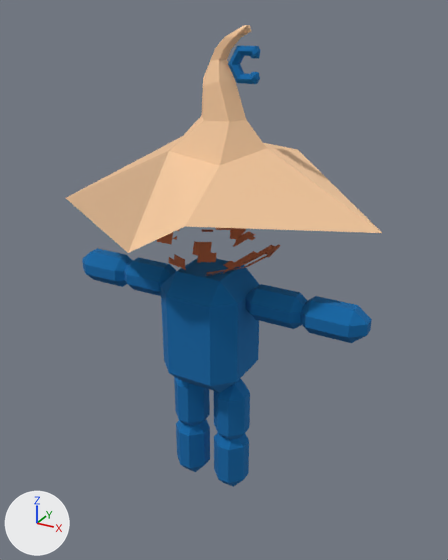
Renders of the glTF model arenatacticsserver/scenes/character/class_definitions/magus/assets/magus.gltf from each side of a commit.
One viewpoint serves both versions: a 50 mm camera at (1.44, -2.56, 2.48) aimed at (0.0, 0.04, 1.18). The lights are fixed; the arrows at lower left show +X, +Y and +Z. Where no turn or scale is listed for an object, it has been applied to the vertices. Vertices at the same position are counted once.

In view in the first picture: 'cranium', 'cuisse', 'cuisse.001', 'exterior', 'exterior.001', 'hat_fabric', 'interior', 'interior.001', 'mollet.001', 'mollet.002', 'moon', 'torso'.
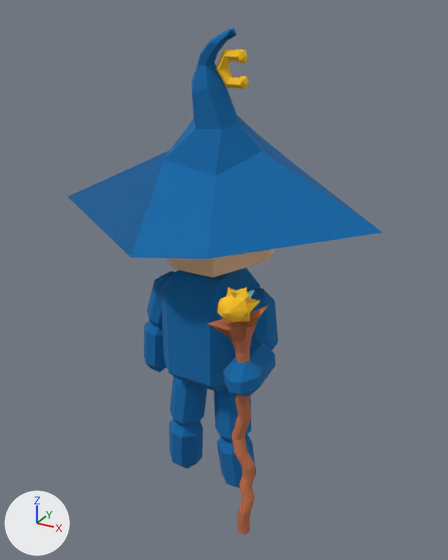
Not drawn themselves, but carrying or shaping drawn objects: ob_leftleg, ob_mollet, ob_rightleg, ob_mollet2, ob_rightarm, ob_avant_bras2, ob_leftarm, ob_avant_bras, ob_head, ob_hat.

Location of each change, (x1, y1, x2, y2) in pixels of the pictures (448 x 560 px; the box of a moved part takes in the faces that stretch with it):
'hat_fabric', recoloured, reshaped, turned, moved (beige to blue): before (66, 25, 382, 253); after (68, 28, 383, 259)
'exterior.001', moved, turned: before (300, 296, 372, 343); after (223, 341, 276, 397)
'cylinder', added: after (208, 305, 269, 534)
'interior.001', moved, turned: before (246, 284, 308, 329); after (249, 288, 278, 350)
'cranium', recoloured, turned: before (157, 228, 281, 276); after (166, 249, 276, 278)
'exterior', turned: before (82, 248, 133, 287); after (144, 320, 167, 372)
'cuisse.001', turned: before (214, 378, 250, 440); after (214, 388, 251, 443)
'mollet.001', turned: before (176, 419, 210, 472); after (169, 419, 203, 469)
'interior', turned: before (124, 257, 176, 296); after (147, 271, 175, 328)
'mollet.002', turned: before (214, 433, 249, 487); after (217, 434, 256, 488)
'cuisse', turned: before (174, 377, 210, 426); after (170, 376, 207, 427)
'02Bit.001', added: after (217, 287, 260, 322)
'moon.001', added: after (216, 49, 249, 89)
'moon', no longer drawn: before (228, 46, 260, 84)
part 1 of me_mesh_10, moved or reshaped: before (68, 137, 381, 232); after (237, 116, 379, 230)
part 2 of me_mesh_10, moved or reshaped: before (66, 151, 381, 253); after (68, 150, 382, 259)

The change, as a list of edits to the scene's bpy script:
```text
Add mat_material_9:
    mat_material_9 = bpy.data.materials.new('Material_9')
    # uses the picture img_image_9
Add mat_material_8:
    mat_material_8 = bpy.data.materials.new('Material_8')
    # uses the picture img_image_8
Change me_mesh_9:
    where me_mesh_9.from_pydata(...)  # 37 vertices, 70 faces; spans x -0.325..0.325, y -0.329..0.342, z -0.336..0.301
    remove me_mesh_9.materials.append(mat_material_5)
    add me_mesh_9.materials.append(mat_material_6)
Change me_mesh_10:
    where me_mesh_10.from_pydata(...)  # 46 vertices, 85 faces; spans x -1.0..0.81, y -0.57..0.57, z -0.19..0.73
    used by ob_hat_fabric; parent = ob_hat; location = (0.0, 0.0, -2.678)
    remove me_mesh_10.materials.append(mat_material_6)
    me_mesh_10 part 1
    me_mesh_10.vertices[4].co: (0.17, 0.57, 0.1) -> (0.17, 0.57, -0.09)  # pixel (297, 149) -> pixel (296, 165)
    me_mesh_10.vertices[5].co: (0.12, 0.22, 0.14) -> (0.12, 0.22, 0.21)  # not seen -> pixel (258, 134)
    me_mesh_10.vertices[6].co: (-0.36, 0.38, 0.19) -> (-0.36, 0.38, -0.06)
    me_mesh_10 part 2
    me_mesh_10.vertices[3].co: (0.17, -0.57, 0.0) -> (0.23, -0.51, -0.06)  # pixel (185, 226) -> pixel (207, 258)
    me_mesh_10.vertices[10].co: (-0.17, -0.53, -0.19) -> (-0.17, -0.53, -0.13)  # pixel (128, 253) -> pixel (130, 257)
    add me_mesh_10.materials.append(mat_material_7)
Change ob_leftleg:
    ob_leftleg.rotation_euler: (0.0, 0.0, 0.0) -> (-0.0876, 0.0869, -0.00762)  # degrees (0, 0, 0) -> degrees (-5, 5, -0.4)
Change ob_mollet:
    ob_mollet.rotation_euler: (0.0, 0.0, 0.0) -> (0.175, 0.0, 0.0)  # degrees (0, 0, 0) -> degrees (10, 0, 0)
Change ob_rightleg:
    ob_rightleg.rotation_euler: (0.0, 0.0, 0.0) -> (-0.0876, -0.0869, 0.00762)  # degrees (0, 0, 0) -> degrees (-5, -5, 0.4)
Change ob_mollet2:
    ob_mollet2.rotation_euler: (0.0, 0.0, 0.0) -> (0.175, 0.0, 0.0)  # degrees (0, 0, 0) -> degrees (10, 0, 0)
Change ob_rightarm:
    ob_rightarm.rotation_euler: (0.0, 1.571, 0.0) -> (0.0, 0.305, 0.0)  # degrees (0, 90, 0) -> degrees (0, 17, 0)
Change ob_avant_bras2:
    ob_avant_bras2.rotation_euler: (0.0, 0.0, 0.0) -> (0.0, -0.218, 0.0)  # degrees (0, 0, 0) -> degrees (0, -12, 0)
Change ob_leftarm:
    ob_leftarm.location: (0.506, 0.00937, 0.181) -> (0.256, 0.00937, 0.181)
    ob_leftarm.rotation_euler: (0.0, -1.571, 0.0) -> (-0.00717, -0.757, -0.991)  # degrees (0, -90, 0) -> degrees (-0.4, -43, -57)
Change ob_interior_001:
    ob_interior_001.location: (0.0, 0.0, 0.0) -> (0.0, 0.0, -0.25)
Change ob_avant_bras:
    ob_avant_bras.location: (0.0, 0.0, -0.0156) -> (0.0, 0.0, -0.266)
    ob_avant_bras.rotation_euler: (0.0, 0.0, 0.0) -> (-0.421, -0.826, -0.136)  # degrees (0, 0, 0) -> degrees (-24, -47, -7.8)
Change ob_head:
    ob_head.rotation_euler: (0.0, 0.0, 0.0) -> (0.175, 0.0, 0.0)  # degrees (0, 0, 0) -> degrees (10, 0, 0)
Change ob_hat:
    ob_hat.location: (0.0, 0.00857, 2.76) -> (0.0, 0.00857, 0.0729)
Change ob_hat_fabric:
    ob_hat_fabric.location: (0.0, 0.0, -2.678) -> (0.0, 0.0, 0.01)
Change ob_moon:
    ob_moon: bpy.data.objects.new('moon', me_mesh_11) -> bpy.data.objects.new('moon', None)
    ob_moon.location: (0.143, 0.0, -2.109) -> (0.141, 0.0, 0.578)
    ob_moon.rotation_euler: (1.571, 0.0, 0.0) -> (0.0, 0.0, -0.0396)  # degrees (90, 0, 0) -> degrees (0, 0, -2.3)
Add ob_02bit_001:
    ob_02bit_001 = bpy.data.objects.new('02Bit.001', me_mesh_13)  # 62 vertices, 120 faces; spans x -0.069..0.085, y -0.074..0.2, z -0.089..0.074
    ob_02bit_001.location = (0.339, -0.48, 1.328)
Add ob_moon_001:
    ob_moon_001 = bpy.data.objects.new('moon.001', me_mesh_12)  # 58 vertices, 112 faces; spans x -0.09..0.056, y -0.037..0.037, z -0.079..0.079
    ob_moon_001.location = (0.143, -0.113, 2.242)
Add ob_cylinder:
    ob_cylinder = bpy.data.objects.new('cylinder', me_mesh_9_1)  # 218 vertices, 432 faces; spans x -0.158..0.035, y -0.158..0.125, z -0.63..0.624
    ob_cylinder.location = (0.389, -0.415, 0.671)
```
